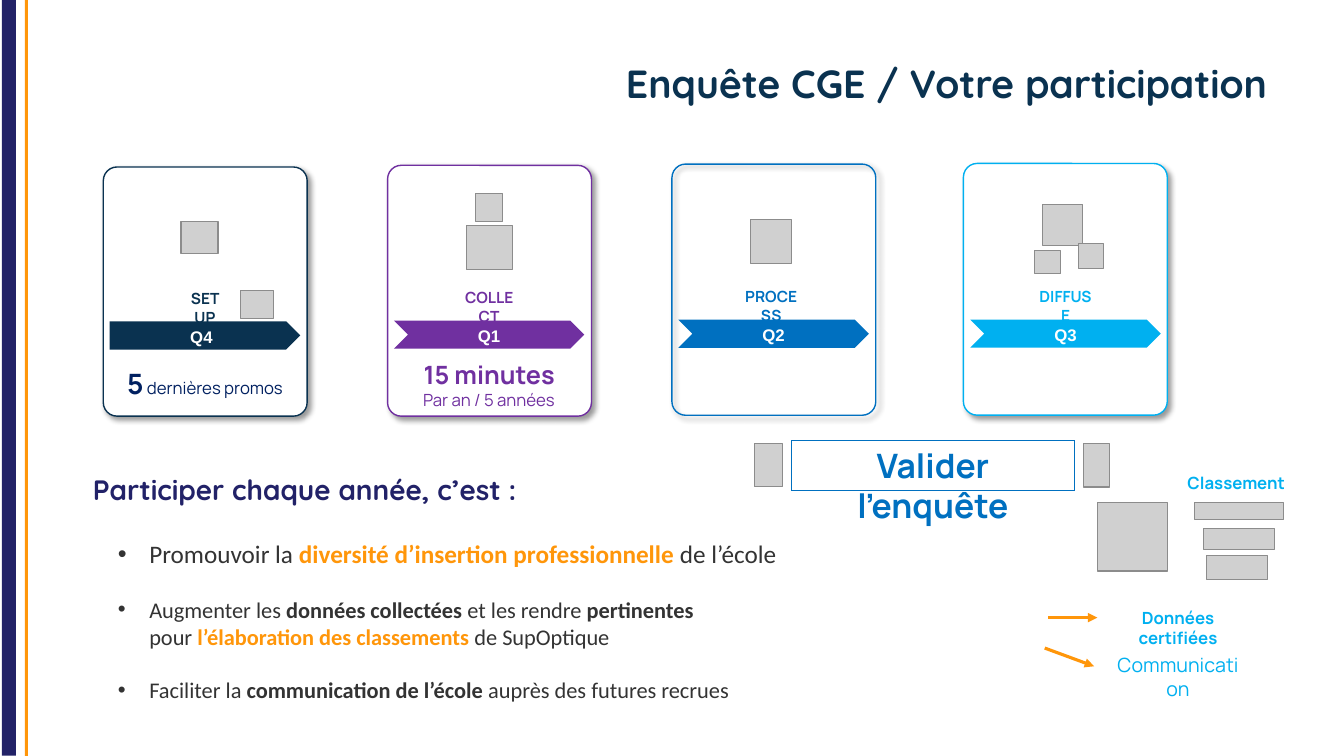
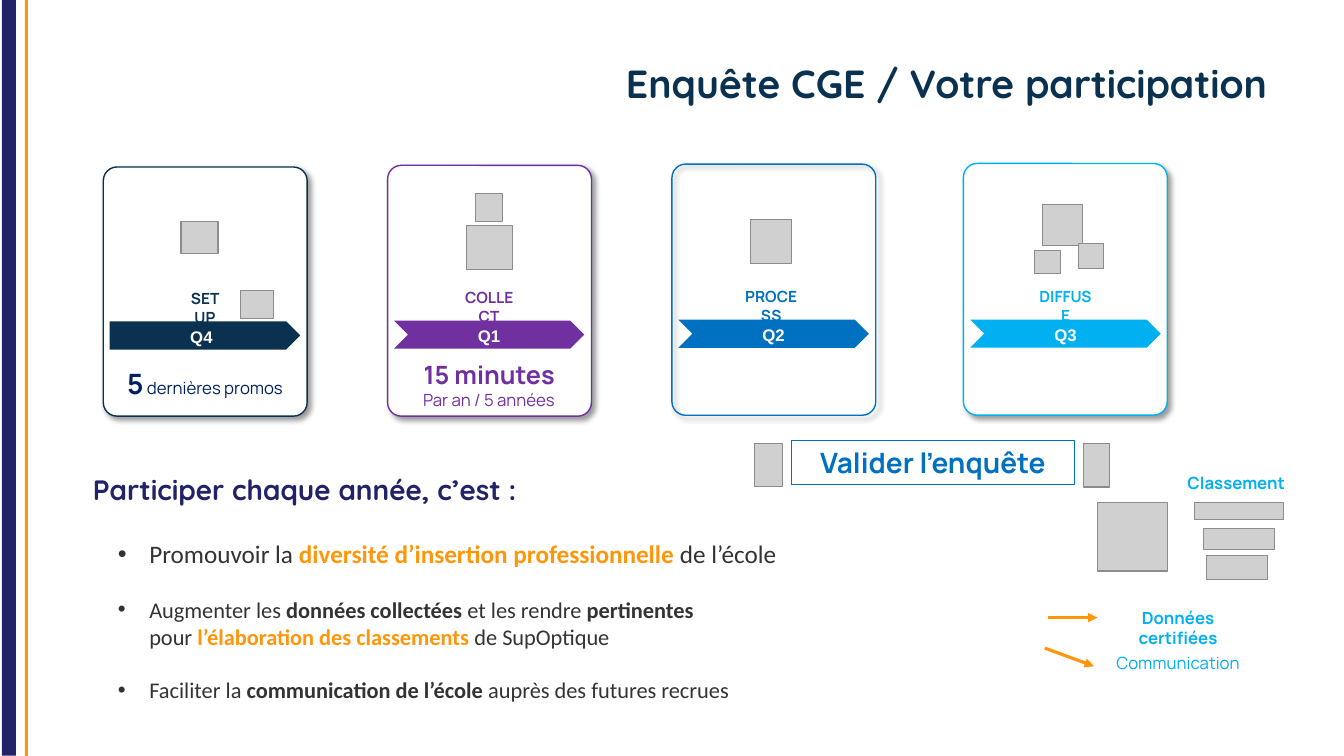
Before and after one commit to jvillemejane/jvillemejane, a slide deck: slide 11 of Presentations/2024_11_21_COFOR_CGE_vEtu.pptx (slide 10 before the commit). Drawn at 1344x756 pixels with LibreOffice and Linux fonts; fonts in the diff are those of the drawing; grey boxes stand for pictures; background and template pictures are left out. Boxes give left, top, right and bottom in pixels: in the first picture for what was removed or moved away, otherwise in the second. Text is boxed around its words. In the diff, an @@ line names an element or a change of style, - is before the commit and + after.

```diff
--- a/Presentations/2024_11_21_COFOR_CGE_vEtu.pptx
+++ b/Presentations/2024_11_21_COFOR_CGE_vEtu.pptx
@@ rectangle "Valider l’enquête": place and size @@
-rectangle "Valider l’enquête" at [791, 441, 1075, 491]
+rectangle "Valider l’enquête" at [791, 441, 1075, 485]
@@ rectangle "Valider l’enquête" at [791, 441, 1075, 485]: size 24 to 20 pt @@
@@ text "Communication" at [1116, 656, 1239, 670]: size 14 to 12 pt @@
```
Also in this commit, not shown: 1 other slide changed, 1 slide added, 1 other file.
